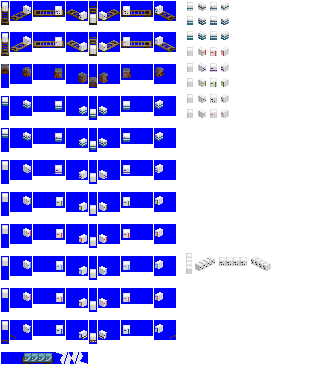
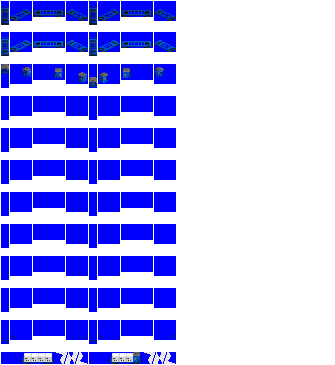
Layered file, before and after one edit (335x365). Changes by layer:
hid "handrails" over (1, 335, 176, 343)
hid "kokifu 50000", painted on it over (1, 69, 164, 364)
showed "kokifu 10000", painted on it over (1, 6, 176, 364)
hid "new conts reef" over (2, 2, 271, 342)
painted on "ef63.png" over (89, 352, 176, 364)
